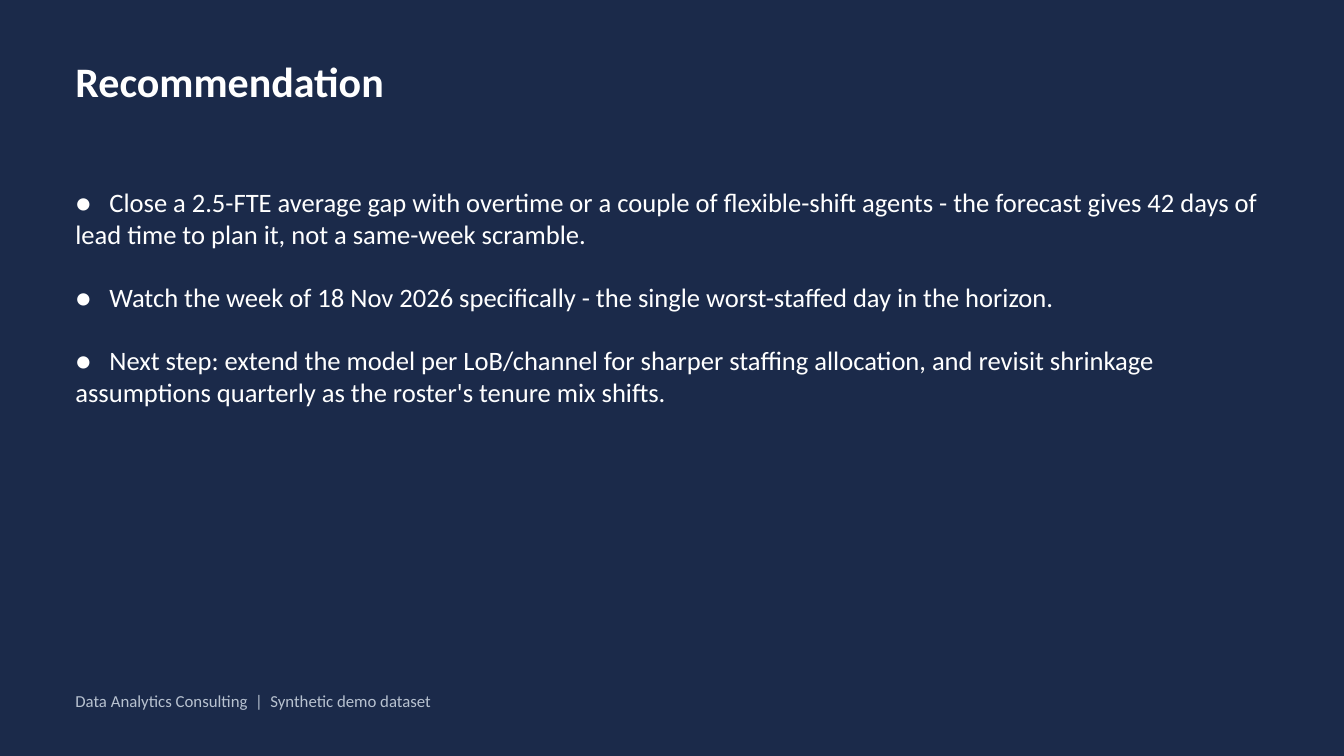
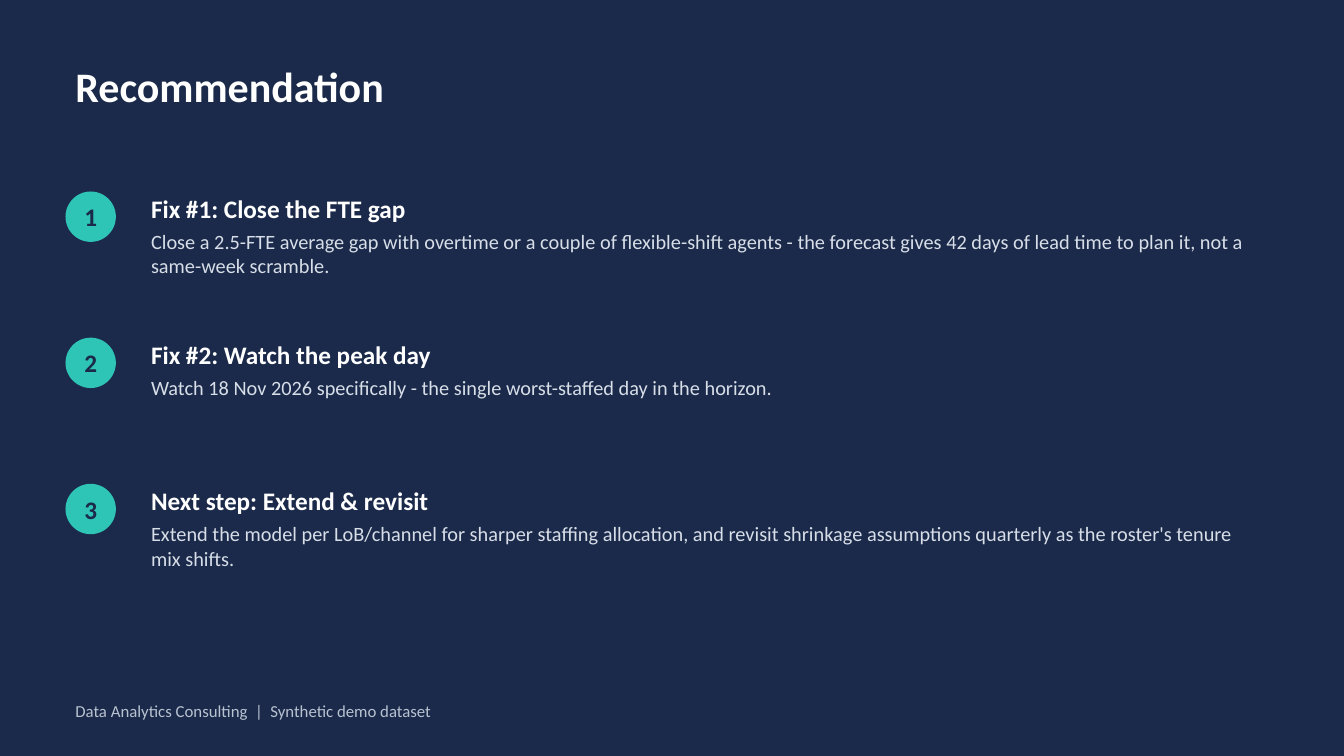
Before and after one commit to rameshpennam/ds-use-cases, a slide deck: slide 6 of usecase2_demand_forecasting/final_output/usecase2_forecast_summary.pptx. Drawn at 1344x756 pixels with LibreOffice and Linux fonts; fonts in the diff are those of the drawing. Boxes give left, top, right and bottom in pixels: in the first picture for what was removed or moved away, otherwise in the second. Text is boxed around its words. In the diff, an @@ line names an element or a change of style, - is before the commit and + after.

```diff
--- a/usecase2_demand_forecasting/final_output/usecase2_forecast_summary.pptx
+++ b/usecase2_demand_forecasting/final_output/usecase2_forecast_summary.pptx
@@ text "Recommendation": place and size @@
-text "Recommendation" at bbox=[75, 67, 383, 98]
+text "Recommendation" at bbox=[75, 72, 383, 103]
@@ ellipse added at bbox=[66, 192, 116, 242], fill #2EC4B6, 18 pt, text #1B2A4A, bold @@
+1
@@ text at bbox=[151, 200, 1243, 273]: text changed; size 19 to 14.5 pt; text colour #FFFFFF to #D7DEE8 @@
-● Close a 2.5-FTE average gap with overtime or a couple of flexible-shift agents - the forecast gives 42 days of lead time to plan it, not a same-week scramble.
-● Watch the week of 18 Nov 2026 specifically - the single worst-staffed day in the horizon.
-● Next step: extend the model per LoB/channel for sharper staffing allocation, and revisit shrinkage assumptions quarterly as the roster's tenure mix shifts.
+Fix #1: Close the FTE gap
+Close a 2.5-FTE average gap with overtime or a couple of flexible-shift agents - the forecast gives 42 days of lead time to plan it, not a same-week scramble.
@@ ellipse added at bbox=[66, 338, 116, 388], fill #2EC4B6, 18 pt, text #1B2A4A, bold @@
+2
@@ text added at bbox=[151, 346, 772, 399], 14.5 pt, text #D7DEE8 @@
+Fix #2: Watch the peak day
+Watch 18 Nov 2026 specifically - the single worst-staffed day in the horizon.
@@ ellipse added at bbox=[66, 484, 116, 534], fill #2EC4B6, 18 pt, text #1B2A4A, bold @@
+3
@@ text added at bbox=[151, 492, 1231, 566], 14.5 pt, text #D7DEE8 @@
+Next step: Extend & revisit
+Extend the model per LoB/channel for sharper staffing allocation, and revisit shrinkage assumptions quarterly as the roster's tenure mix shifts.
@@ text "Data Analytics Consulting | Synthetic ...": place and size @@
-text "Data Analytics Consulting | Synthetic ..." at bbox=[75, 695, 431, 710]
+text "Data Analytics Consulting | Synthetic ..." at bbox=[75, 705, 431, 720]
```
Also in this commit, not shown: 5 other slides changed, 19 other files.
